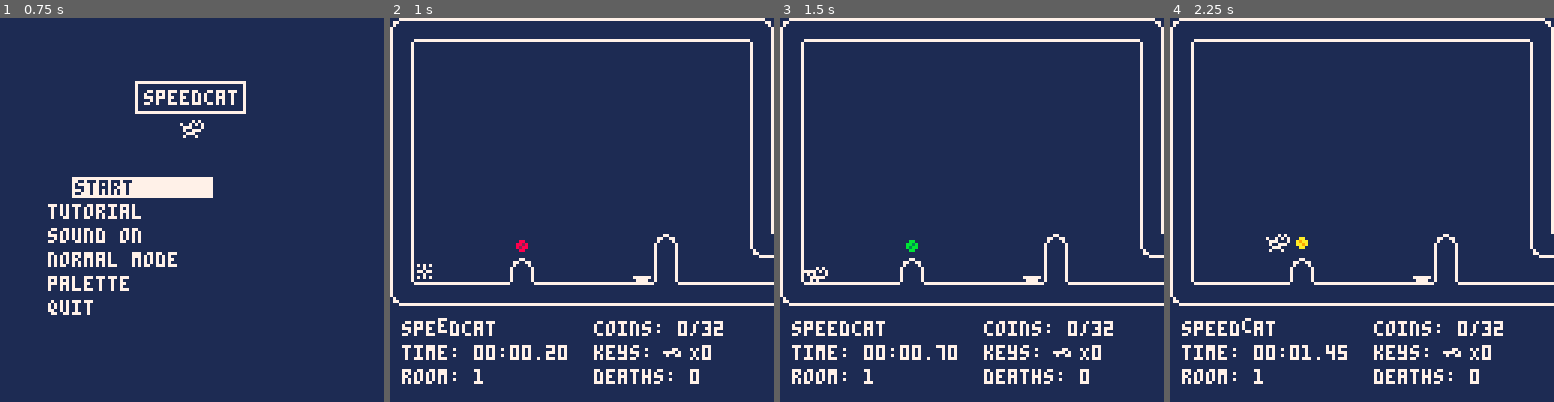
Above: before the commit, frames 1-4 (left to right).
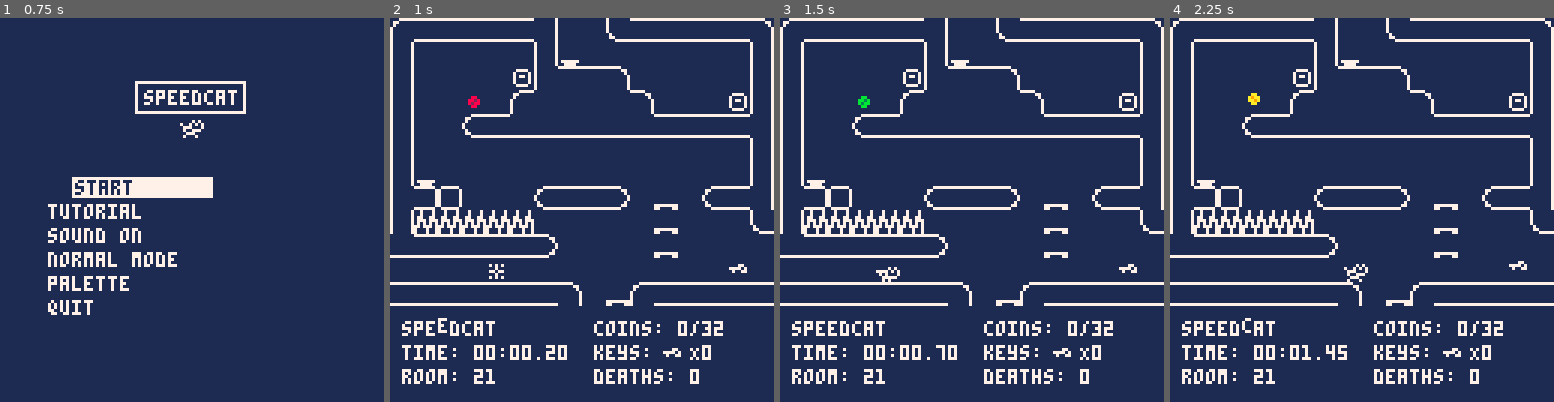
Above: after the commit, the same moments.

Repository: fletchmakes/speedcat
Game: PICO-8 cartridge speedcat.p8
Two runs of this game, one before a commit and one after it. Both use one fixed random seed, a clock stepped at 60 frames per second and the inputs below.
Inputs:
- Up to frame 1 (0.75 s): tap X (X key) at 0.33 s; tap O (Z key) at 0.7 s
- Up to frame 2 (1 s): no input
- Up to frame 3 (1.5 s): tap X (X key) at 1.07 s
- Up to frame 4 (2.25 s): hold Right 1.6-2.1 s; tap O (Z key) at 1.7, 2.1 s; tap X (X key) at 1.85 s; hold Up from 2.15 s (still down)

Frame 1 is identical in both runs. In frame 2, 6.7% of the frame differs, in the area x 0-100%, y 0-96%; in frame 3, 6.8%; in frame 4, 6.8%.

Commit message:
remove janky coyote time

Diff:
--- a/speedcat.p8
+++ b/speedcat.p8
@@ -158,7 +158,7 @@
             end
         end
 
-        if ((this.on_ground or (this.dy > 0.15 and this.dy < 0.65)) and (btnp(k_jump) or btnp(k_jump_alt))) then
+        if ((this.on_ground) and (btnp(k_jump) or btnp(k_jump_alt))) then
             this.dy = 0
             this.dy = this.dy + this.jaccel
             this.on_ground = false
@@ -1830,7 +1830,7 @@
 function init_first_room()
     delete_all_objects(nil)
 
-    room_num = 0 -- change this to set the first spawn room
+    room_num = 20 -- change this to set the first spawn room
 
     for o in all(room_states[room_num + 1]) do
         add(objects, o)
@@ -2068,21 +2068,21 @@
 46000000064545652323551616161625460000000000000000000000000000464600000000000000000000000000004646000000000414240000003500009046
 46000010000400000000240000005246460000000000000000232323000000464600000000052400000035000004142546000000000000000000000000000046
 46000000000000000000000000000046460000000000000000000000000000464600000000000000000000000000004646000004451600164545452600000046
-46000034451616161616164545451425460000000000000000000000000000464600000000061645454516454516162546000000000000007000000000000046
+46000034451616161616164545454525460000000000000000000000000000464600000000061645454516454516162546000000000000007000000000000046
 46000000000000000000000000000046460000000000000000000066454545162600000000000000000000000000000626000046000036000000000000007046
-46000000000000000000000000420525460000000000000000000000000000464600000000000000000000000000004646000000003445454545440000000046
+46000000000000000000000000000046460000000000000000000000000000464600000000000000000000000000004646000000003445454545440000000046
 46000000000000000000000000000006260000000000000000000023000000000000000000000000000000000000000000027046000000000000044545454525
-46700000000000003444000002420525460000000000000000000000000000464610000000000000000000000000624605440000000000000000000000000046
+46700000000000000000000000000046460000000000000000000000000000464610000000000000000000000000624605440000000000000000000000000046
 46000000000000000000000000000000000000000000000000000023000000042400000000000000000000000000000414454525900034454545260000000046
-05761300000034440000000034451625461000000000000000000000000000062600000013000000131313000000004646100000350000000000000000000046
+05761300000034454544009000344525461000000000000000000000000000062600000013000000131313000000004646100000350000000000000000000046
 46001000000000000000000033000002020000000000000000044545454545254670000000000000000000000002704646100046000000000000000000000046
-46121212121200000000000000006306164576000000000000000000000000000000000000000000000000000004451616454545164544000090000000000046
+46121212121200000000009000006306164576000000000000000000000000000000000000000000000000000004451616454545164544000090000000000046
 46003500000035000000000035000004240000000000000000750000000000460514240000000000000000000066452546000006454544000000000000000006
-16454545454544000000007000000000000023005600000000000000000000000000000000000000000000003465000000000000000000000000000000000046
+16454545454544000000009000000000000023005600000000000000000000000000000000000000000000003465000000000000000000000000000000000046
 4600461212124612121212124612124605240000000000700023102100000046050025b400000003000000b40043104646700000000000000035000000000000
-0000000000000000000004640000330000002300500000b40000000200b400042402000000000000003500000000000000000200000000000070000000000046
+0000000002000000000000000000330000002300500000b40000000200b400042402000000000000003500000000000000000200000000000070000000000046
 46000545454516454545454516454526061645454545454545454545240090460616161645454545454545164545452606454545454545454516454545454545
-45454545454545240090051645454545454545454545451645454545451645260645249000044545451645454545454545454545454545454545454524009046
+45454545454545240090044545454545454545454545451645454545451645260645249000044545451645454545454545454545454545454545454524009046
 00000000000000000000000000000000000000000000000000000000000000000000000000000000000000000000000000000000000000000000000000000000
 00000000000000000000000000000000000000000000000000000000000000000000000000000000000000000000000000000000000000000000000000000000
 00000000000000000000000000000000000000000000000000000000000000000000000000000000000000000000000000000000000000000000000000000000
